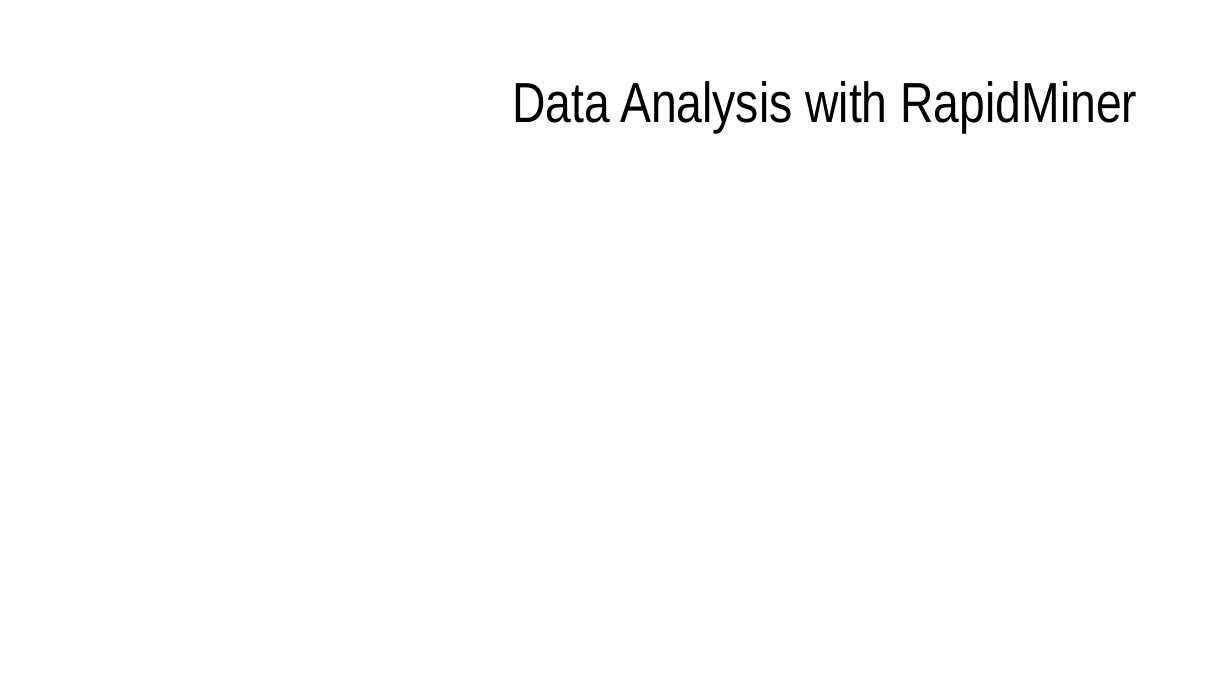
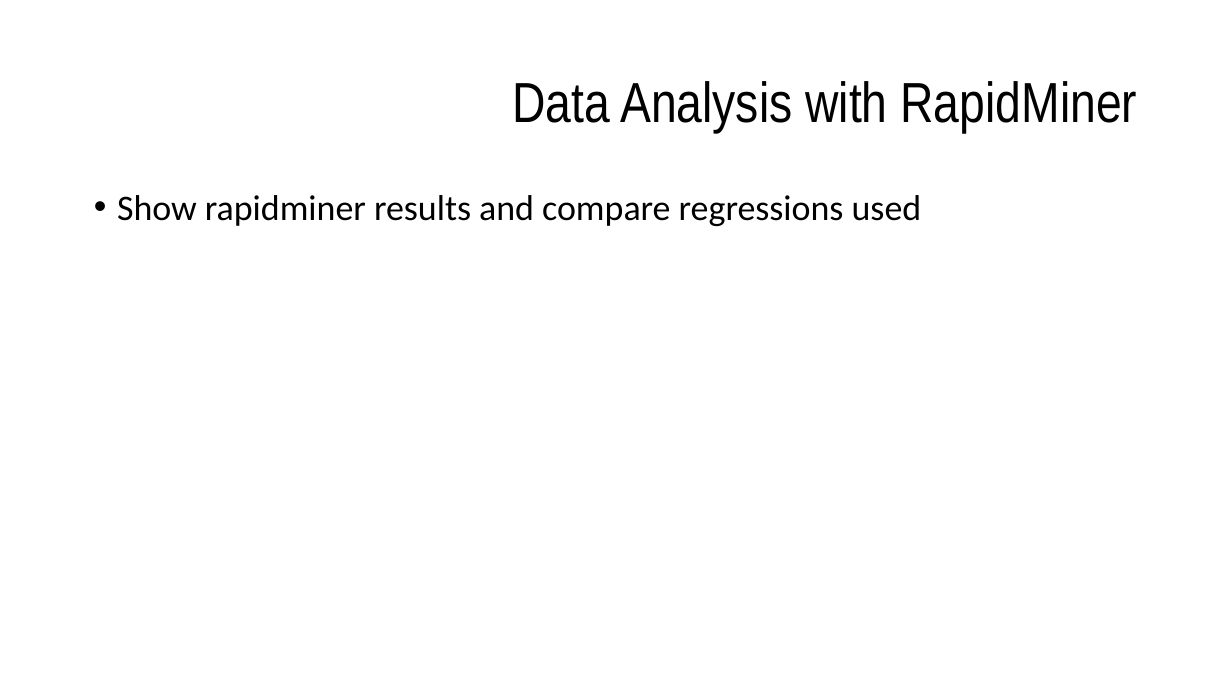
Before and after one commit to EZSPECIAL/AIAD18-19, a slide deck: slide 5 of TP2/docs/report.pptx. Drawn at 1232x693 pixels with LibreOffice and Linux fonts; fonts in the diff are those of the drawing. Boxes give left, top, right and bottom in pixels: in the first picture for what was removed or moved away, otherwise in the second. Text is boxed around its words. In the diff, an @@ line names an element or a change of style, - is before the commit and + after.

Commit message:
Update report with topics / Add classification data

```diff
--- a/TP2/docs/report.pptx
+++ b/TP2/docs/report.pptx
@@ text added at (x1=117, y1=195, x2=922, y2=226), 28 pt, text #000000 @@
+• Show rapidminer results and compare regressions used
```
Also in this commit, not shown: 6 other slides changed, 1 other file.
